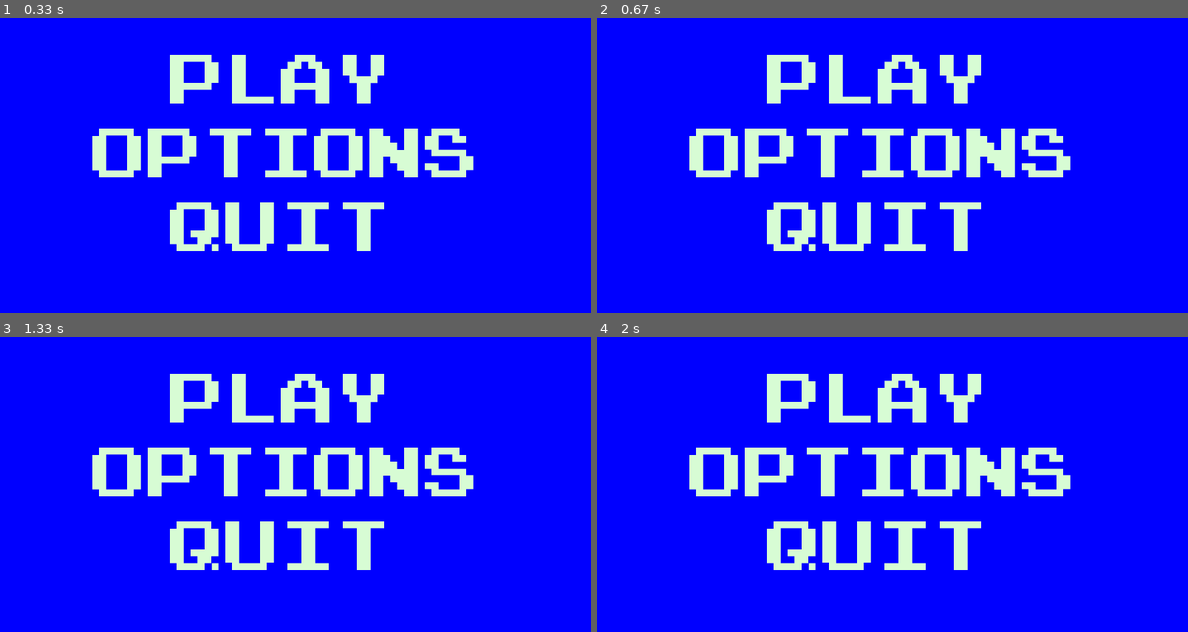
Above: before the commit, frames 1-4 (two rows, left to right).
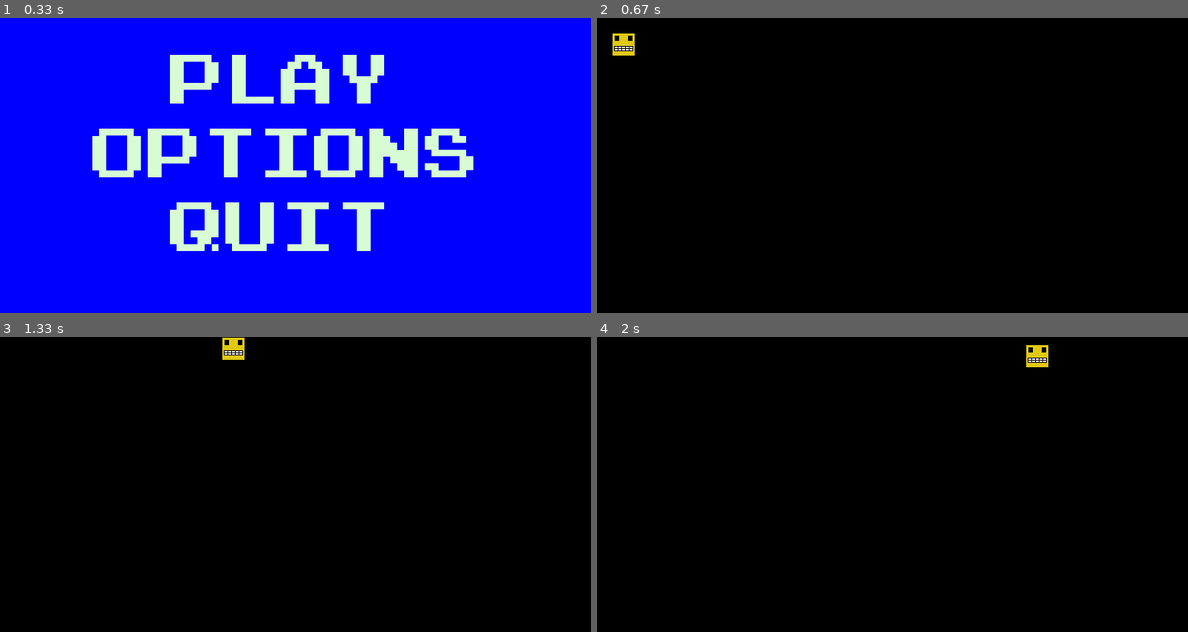
Above: after the commit, the same moments.

Repository: i-kratko/pygame-tues-fest
Game: pygame game, started from Code/main.py
The game is run twice, just before and just after one commit, with the same random seed, the same clock (stepped at 60 frames per second) and the same inputs.
Inputs:
- Up to frame 1 (0.33 s): no input
- Up to frame 2 (0.67 s): click "PLAY" at 0.38 s
- Up to frame 3 (1.33 s): hold D 0.67-1.13 s; hold W from 1.17 s (still down)
- Up to frame 4 (2 s): release W at 1.47 s; hold D 1.5-1.97 s

Frame 1 is identical in both runs. In frame 2, 100% of the frame differs, in the area x 0-100%, y 0-100%; in frame 3, 100%; in frame 4, 100%.

Commit message:
Fixed Menu buttons not working

Diff:
--- a/Code/button.py
+++ b/Code/button.py
@@ -9,8 +9,8 @@
 		self.text = self.font.render(self.text_input, True, self.base_color)
 		if self.image is None:
 			self.image = self.text
-		self.rect = self.image.get_rect(center=(self.x_pos, self.y_pos))
-		self.text_rect = self.text.get_rect(center=(self.x_pos, self.y_pos))
+		self.rect = self.image.get_rect()
+		self.text_rect = self.text.get_rect()
 
 	def update(self, screen):
 		if self.image is not None:
